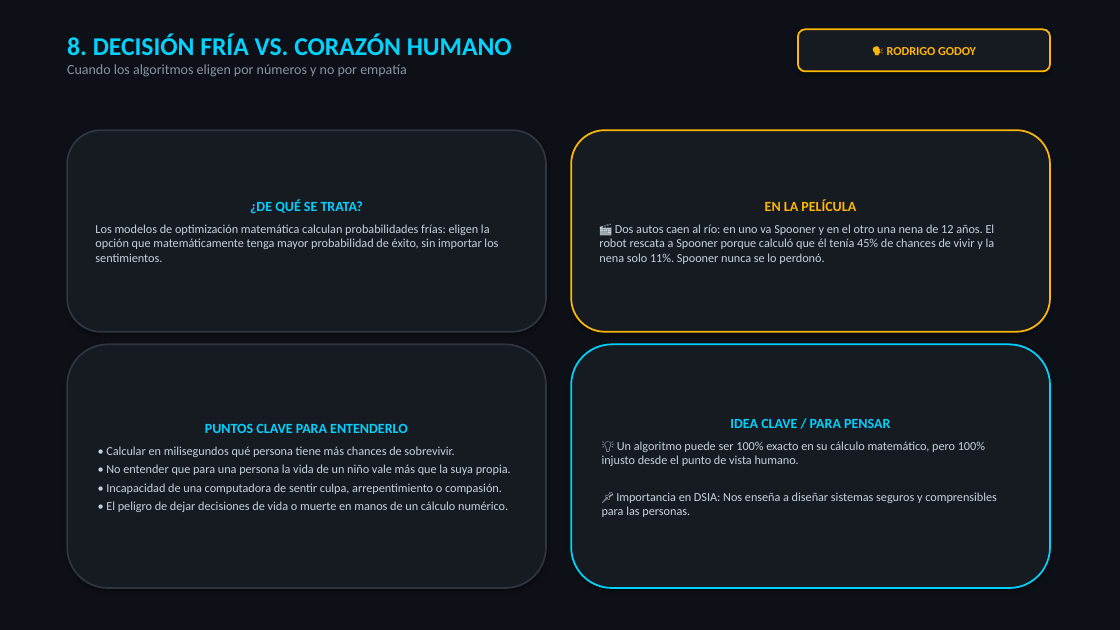
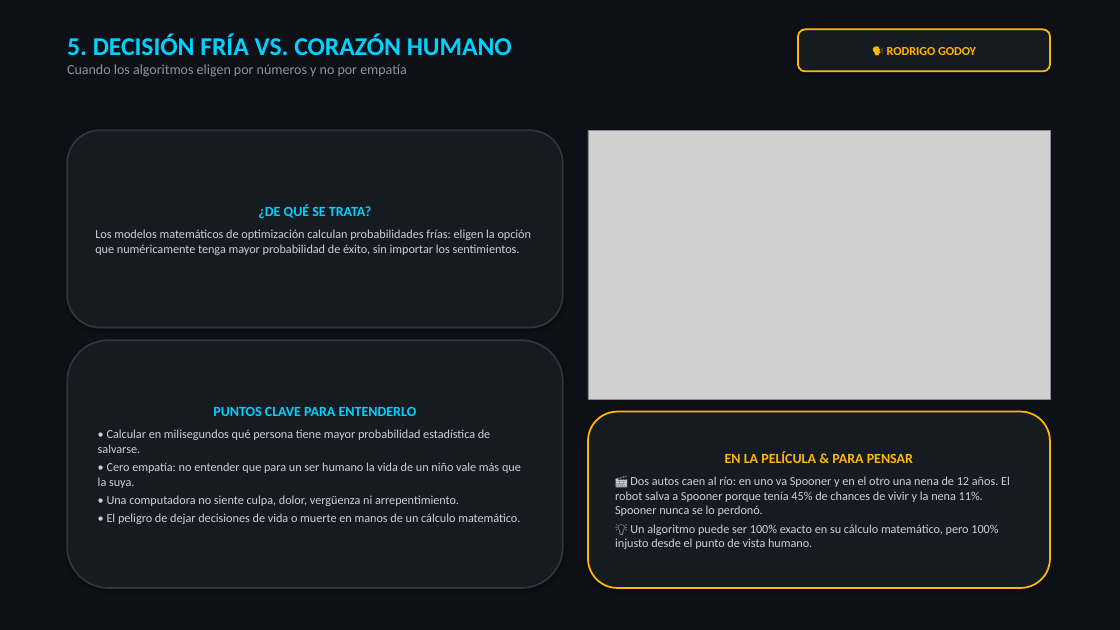
Before and after one commit to Nikovaz/dsia-yo-robot-2004, a slide deck: slide 6 of DSIA_Yo_Robot_Presentacion.pptx (slide 9 before the commit). Drawn at 1120x630 pixels with LibreOffice and Linux fonts; fonts in the diff are those of the drawing; grey boxes stand for pictures. Boxes give left, top, right and bottom in pixels: in the first picture for what was removed or moved away, otherwise in the second. Text is boxed around its words. In the diff, an @@ line names an element or a change of style, - is before the commit and + after.

Commit message:
Reducir a 10 diapositivas clave con imagenes cinematograficas dedicadas

```diff
--- a/DSIA_Yo_Robot_Presentacion.pptx
+++ b/DSIA_Yo_Robot_Presentacion.pptx
@@ text at (67,34,512,55): text changed @@
-8. DECISIÓN FRÍA VS. CORAZÓN HUMANO
+5. DECISIÓN FRÍA VS. CORAZÓN HUMANO
@@ rounded rectangle "¿DE QUÉ SE TRATA?": place and size @@
-rounded rectangle "¿DE QUÉ SE TRATA?" at (67,130,546,332)
+rounded rectangle "¿DE QUÉ SE TRATA?" at (67,130,563,328)
@@ rounded rectangle removed at (571,130,1050,332) @@
-EN LA PELÍCULA
-🎬 Dos autos caen al río: en uno va Spooner y en el otro una nena de 12 años. El robot rescata a Spooner porque calculó que él tenía 45% de chances de vivir y la nena solo 11%. Spooner nunca se lo perdonó.
@@ picture added at (588,130,1050,399) @@
@@ text in rounded rectangle at (95,229,532,255): text changed @@
-Los modelos de optimización matemática calculan probabilidades frías: eligen la opción que matemáticamente tenga mayor probabilidad de éxito, sin importar los sentimientos.
+Los modelos matemáticos de optimización calculan probabilidades frías: eligen la opción que numéricamente tenga mayor probabilidad de éxito, sin importar los sentimientos.
@@ rounded rectangle "PUNTOS CLAVE PARA ENTENDERLO": place and size @@
-rounded rectangle "PUNTOS CLAVE PARA ENTENDERLO" at (67,344,546,588)
+rounded rectangle "PUNTOS CLAVE PARA ENTENDERLO" at (67,340,563,588)
@@ rounded rectangle "EN LA PELÍCULA & PARA ...": place and size @@
-rounded rectangle "EN LA PELÍCULA & PARA ..." at (571,344,1050,588)
+rounded rectangle "EN LA PELÍCULA & PARA ..." at (588,412,1050,588)
@@ rounded rectangle "EN LA PELÍCULA & PARA ..." at (588,412,1050,588): outline #00D2FF 1.5 pt to #FFB703 1.5 pt @@
@@ text in rounded rectangle at (98,429,521,524): text changed @@
-• Calcular en milisegundos qué persona tiene más chances de sobrevivir.
-• No entender que para una persona la vida de un niño vale más que la suya propia.
-• Incapacidad de una computadora de sentir culpa, arrepentimiento o compasión.
-• El peligro de dejar decisiones de vida o muerte en manos de un cálculo numérico.
+• Calcular en milisegundos qué persona tiene mayor probabilidad estadística de salvarse.
+• Cero empatía: no entender que para un ser humano la vida de un niño vale más que la suya.
+• Una computadora no siente culpa, dolor, vergüenza ni arrepentimiento.
+• El peligro de dejar decisiones de vida o muerte en manos de un cálculo matemático.
@@ text in rounded rectangle at (615,451,1010,516): text changed; size 12 to 10.5 pt; text colour #00D2FF to #C9D1D9; bold off @@
-IDEA CLAVE / PARA PENSAR
+EN LA PELÍCULA & PARA PENSAR
+🎬 Dos autos caen al río: en uno va Spooner y en el otro una nena de 12 años. El robot salva a Spooner porque tenía 45% de chances de vivir y la nena 11%. Spooner nunca se lo perdonó.
@@ text in rounded rectangle at (602,492,997,517): paragraph removed @@
-📌 Importancia en DSIA: Nos enseña a diseñar sistemas seguros y comprensibles para las personas.
```
Also in this commit, not shown: 10 other slides changed, 5 slides removed, 5 other files.
